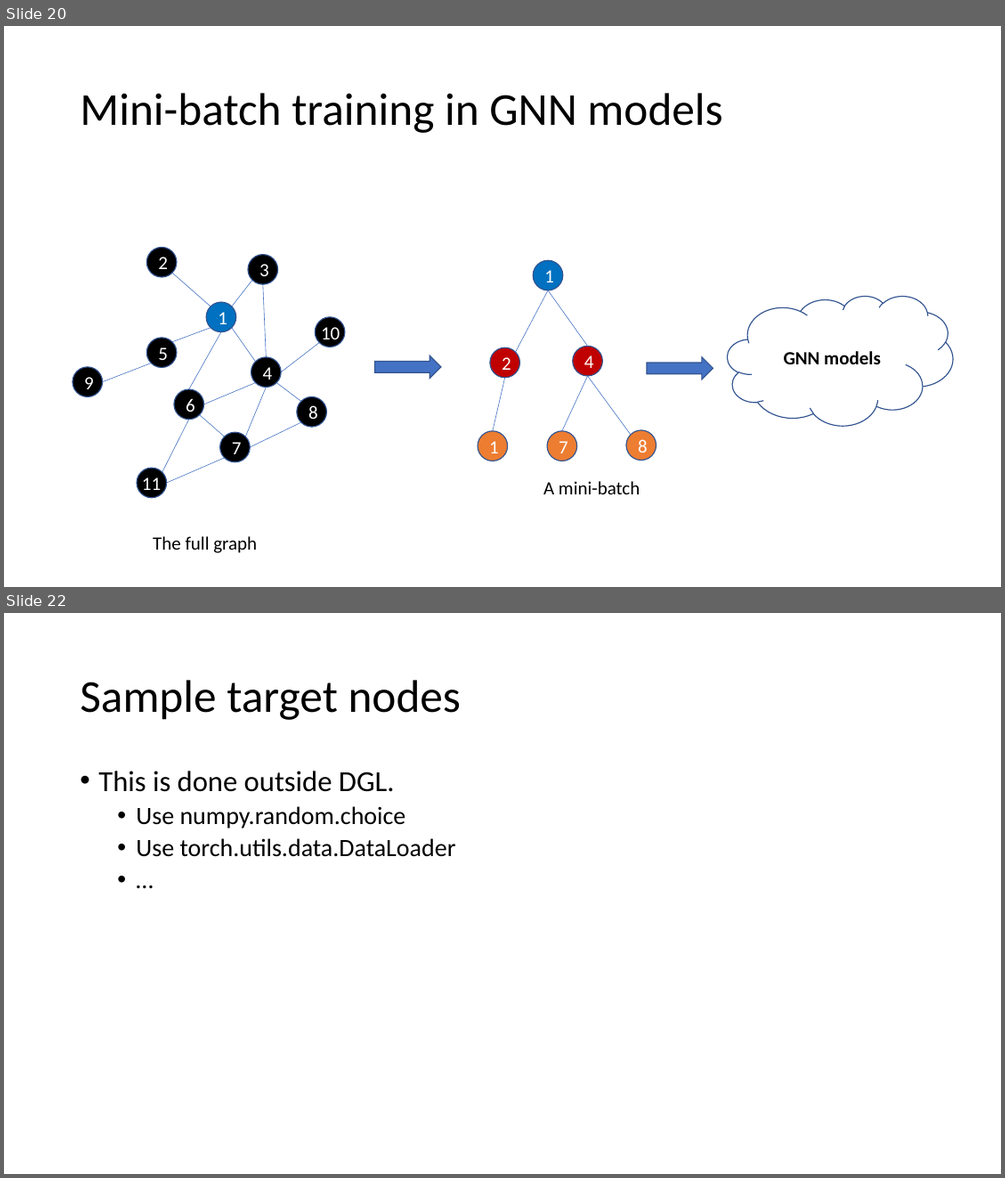
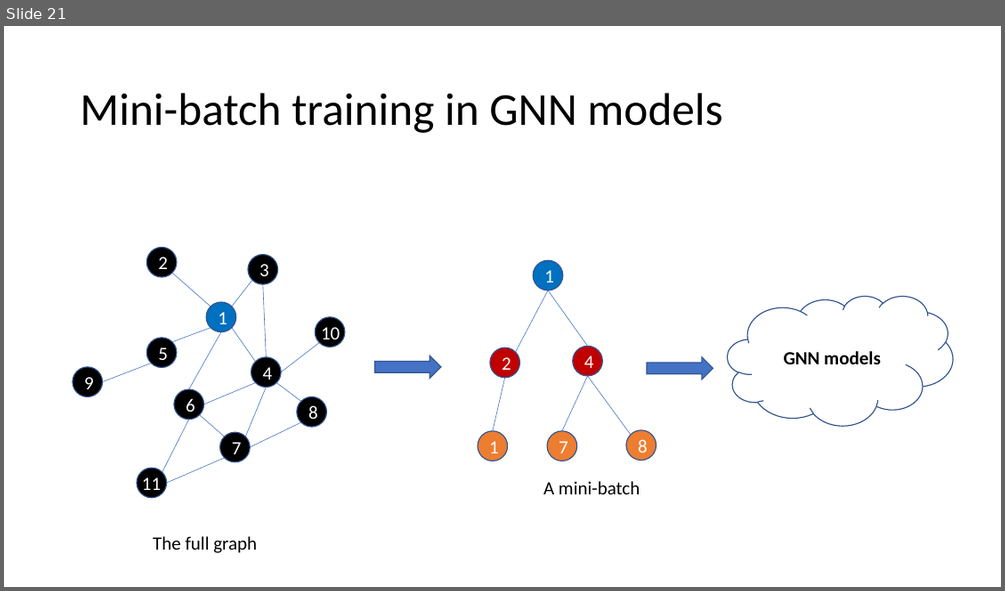
Before and after one commit to dglai/WWW20-Hands-on-Tutorial, a slide deck: large_graphs/sampling.pptx. Shown one above the other, each under a label of ours: slides 20 and 22 before the commit, slide 21 after it; the slides between them are not shown. The pictures are 1005x1178 and 1005x591 pixels, drawn with LibreOffice and Linux fonts; fonts in the diff are those of the drawing. Boxes give left, top, right and bottom in pixels: in the first picture for what was removed or moved away, otherwise in the second. Text is boxed around its words. In the diff, an @@ line names an element or a change of style, - is before the commit and + after.

```diff
--- a/large_graphs/sampling.pptx
+++ b/large_graphs/sampling.pptx
@@ slide 22 removed at [4,613,1001,1174], background #FFFFFF @@
@@ title removed at [80,680,461,720] @@
-Sample target nodes
@@ text removed at [98,771,456,857] @@
-• This is done outside DGL.
-  • Use numpy.random.choice
-  • Use torch.utils.data.DataLoader
-  • …
@@ what was slide 20 is now slide 21 @@
```
Also in this commit, not shown: 4 slides changed, 1 slide added, 9 other slides removed, 2 other files.
